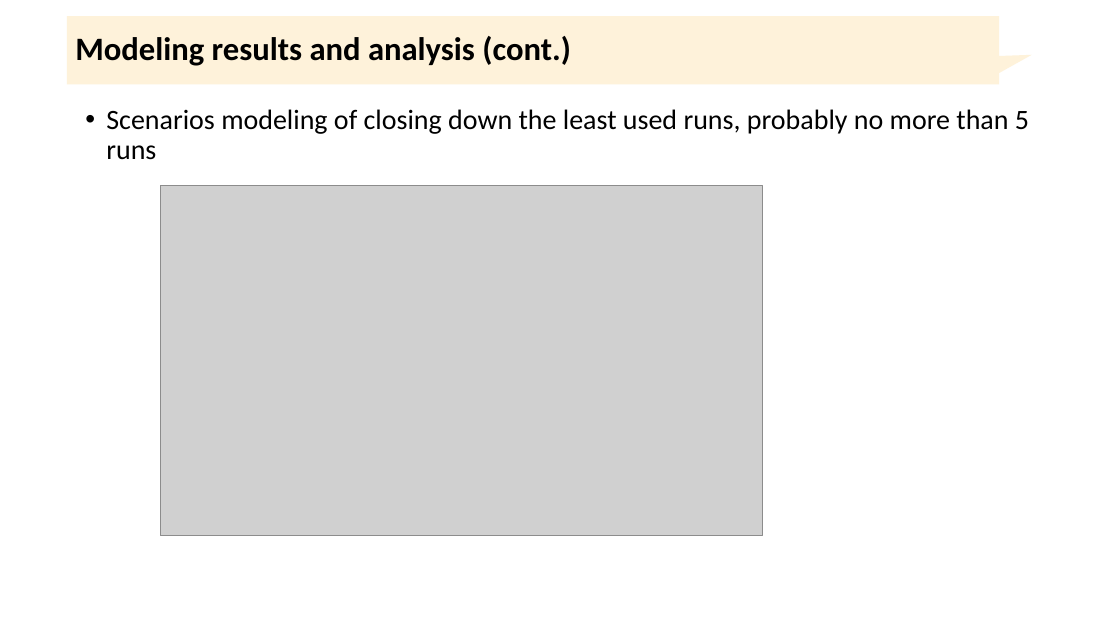
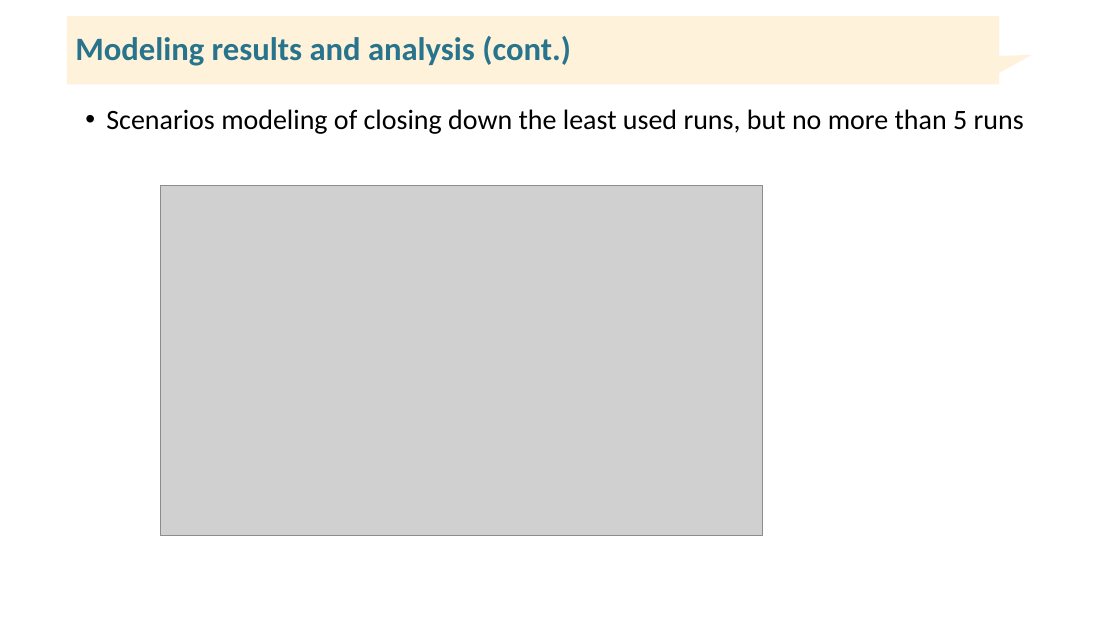
Before and after one commit to jhsshen/DataScienceGuidedCapstone, a slide deck: slide 7 of reports/Presentation for Management Team.pptx. Drawn at 1120x630 pixels with LibreOffice and Linux fonts; fonts in the diff are those of the drawing; grey boxes stand for pictures. Boxes give left, top, right and bottom in pixels: in the first picture for what was removed or moved away, otherwise in the second. Text is boxed around its words. In the diff, an @@ line names an element or a change of style, - is before the commit and + after.

Commit message:
Minor update of ppt with format

```diff
--- a/reports/Presentation for Management Team.pptx
+++ b/reports/Presentation for Management Team.pptx
@@ title "Modeling results and analysis (cont.)" at (x1=75, y1=36, x2=571, y2=66): text colour #000000 to #29748D @@
@@ text at (x1=106, y1=109, x2=1024, y2=134): text changed @@
-• Scenarios modeling of closing down the least used runs, probably no more than 5 runs
+• Scenarios modeling of closing down the least used runs, but no more than 5 runs
```
Also in this commit, not shown: 7 other slides changed.
